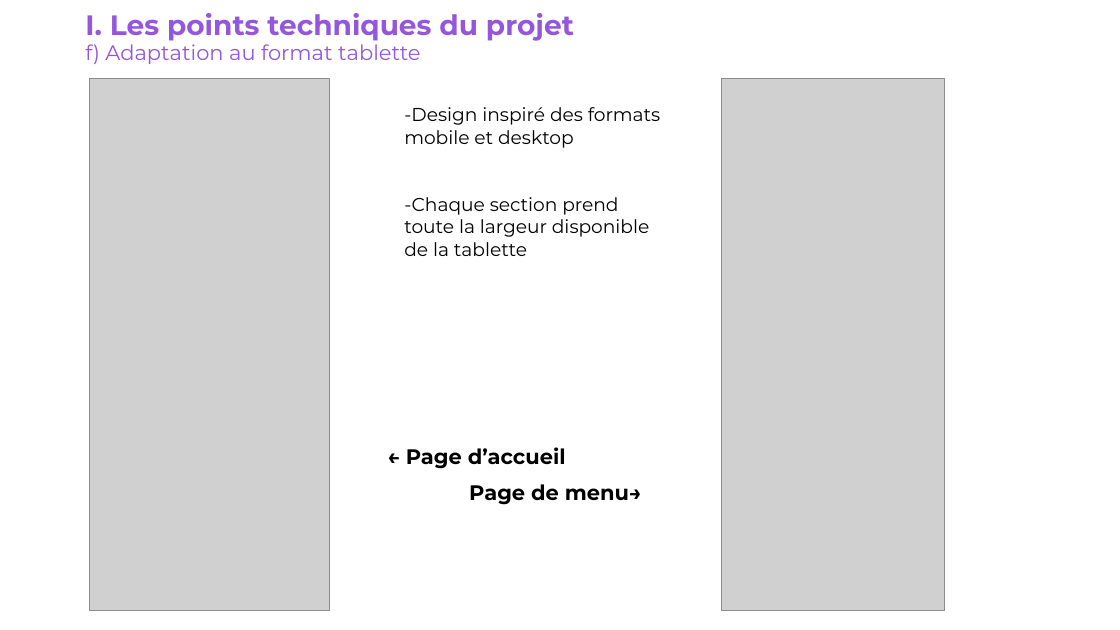
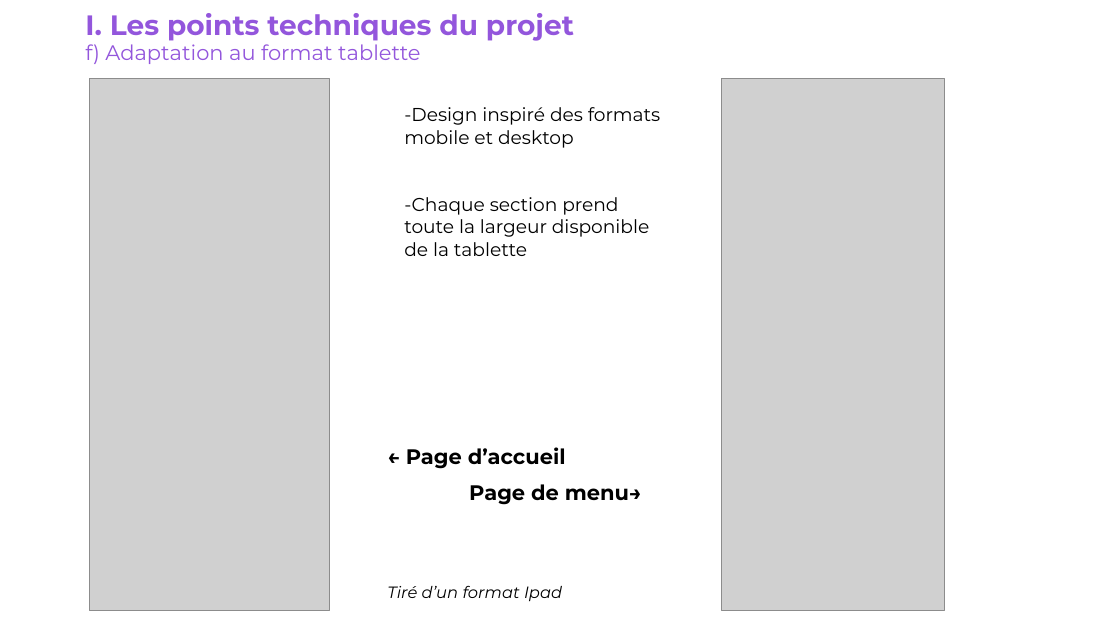
Before and after one commit to Julien-014/JulienBeral_3_15112021, a slide deck: slide 7 of Soutenance Projet 3.pptx. Drawn at 1120x630 pixels with LibreOffice and Linux fonts; fonts in the diff are those of the drawing; grey boxes stand for pictures. Boxes give left, top, right and bottom in pixels: in the first picture for what was removed or moved away, otherwise in the second. Text is boxed around its words. In the diff, an @@ line names an element or a change of style, - is before the commit and + after.

```diff
--- a/Soutenance Projet 3.pptx
+++ b/Soutenance Projet 3.pptx
@@ text added at bbox=[387, 586, 562, 602], 14 pt, text #000000, italic @@
+Tiré d’un format Ipad
```
Also in this commit, not shown: 7 other slides changed, 5 other files.
